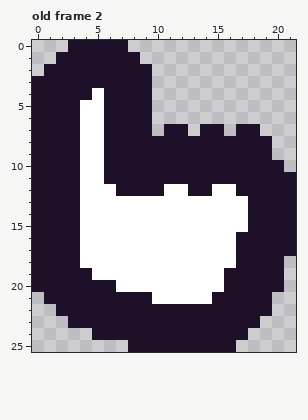
One commit to this pixel-art file: assets/ui/src/cursor.aseprite. This is how it looked before the edit.
22x26 pixels, 2 frames. Shown: old frame 2.
Now the later version:
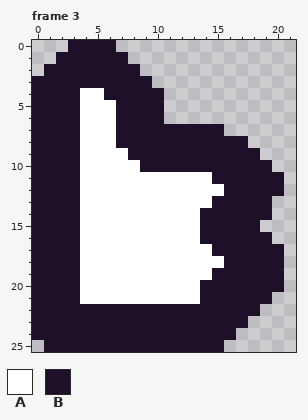
Palette (. is transparent): A #ffffff  B #1f102a
A new or re-ordered frame is compared with the old frame closest to it.
Diff:
frames 2 -> 3
Frame 3 is new; against old frame 2:
Colour B becomes colour A in row 4 at x 4; in rows 5 to 8 at x 6; in row 9 at x 6 to 7; in row 10 at x 6 to 8; in row 11 at x 6 to 14; in row 12 at x 7 to 10 and 13 to 14.
Colour B becomes colour A in row 19 at x 4; in row 20 at x 4 to 6; in row 21 at x 4 to 9.
The author put colour B in rows 4 to 6 at x 10; in row 7 at x 10 and 13; in row 21 at x 0; in row 22 at x 0 to 1; in row 23 at x 0 to 2; in row 24 at x 0 to 4.
The author put colour B in row 25 at x 1 to 7.
Colour A becomes colour B in row 12 at x 16; in row 13 at x 15 to 17; in rows 14 to 15 at x 14 to 17; in row 16 at x 14 to 16; in row 17 at x 15 to 16; in row 18 at x 16.
Colour A becomes colour B in row 19 at x 15; in row 20 at x 14 to 15; in row 21 at x 14.
The edit erases colour B in row 0 at x 7; in row 1 at x 8; in row 2 at x 9; in row 7 at x 17 to 18; in row 8 at x 18 to 19; in row 9 at x 19.
The edit erases colour B in row 10 at x 20; in rows 11 to 12 at x 21; in rows 13 to 14 at x 20 to 21; in row 15 at x 19 to 21; in row 16 at x 20 to 21; in row 17 at x 21.
The edit erases colour B in row 22 at x 19; in row 23 at x 18; in row 24 at x 17; in row 25 at x 16.
Boxes around the changes in both pictures, in picture pixels (x1, y1, x2, y2):
changed: (32, 40, 296, 352)
